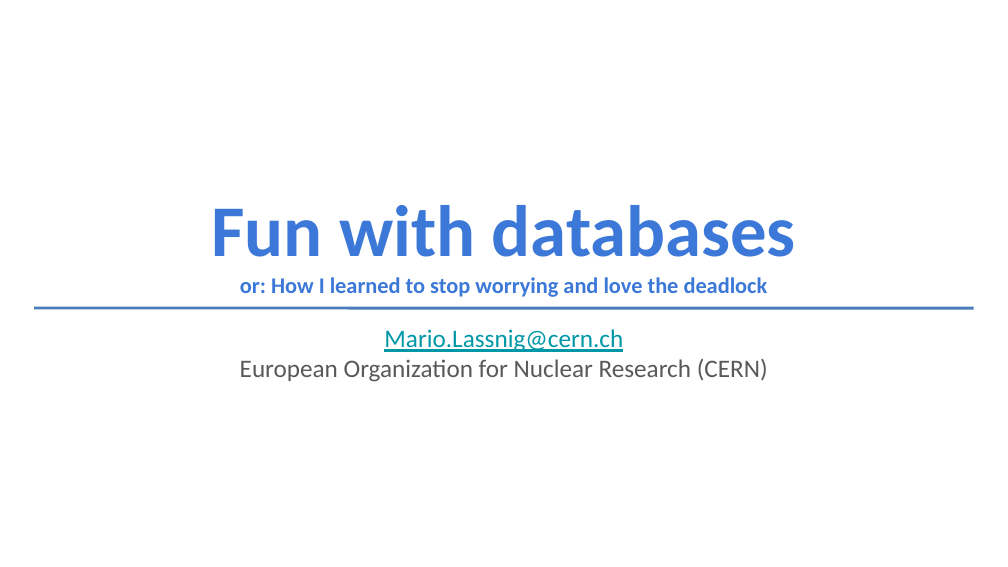
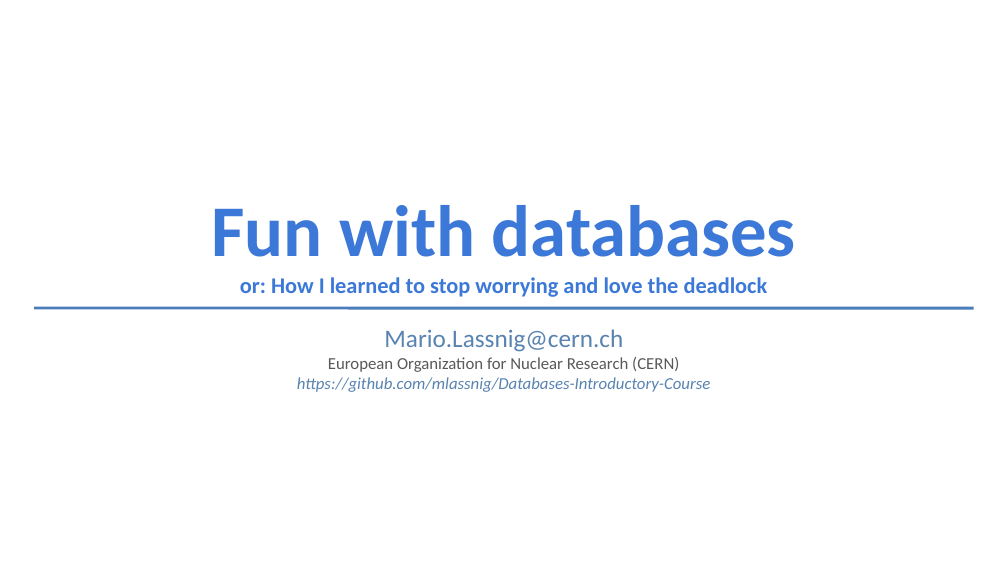
Before and after one commit to mlassnig/Databases-Introductory-Course, a slide deck: slide 1 of slides/Databases.odp. Drawn at 1008x567 pixels with LibreOffice and Linux fonts; fonts in the diff are those of the drawing. Boxes give left, top, right and bottom in pixels: in the first picture for what was removed or moved away, otherwise in the second. Text is boxed around its words. In the diff, an @@ line names an element or a change of style, - is before the commit and + after.

Commit message:
add link

```diff
--- a/slides/Databases.odp
+++ b/slides/Databases.odp
@@ subtitle at (328, 329, 679, 372): text colour #0097A7 to #5983B0, underline off in "Mario.Lassnig@cern.ch"; size 18 to 12 pt in "European Organization for Nuclear Research (CERN)" @@
@@ subtitle at (297, 377, 710, 392): paragraph added @@
+https://github.com/mlassnig/Databases-Introductory-Course
```
